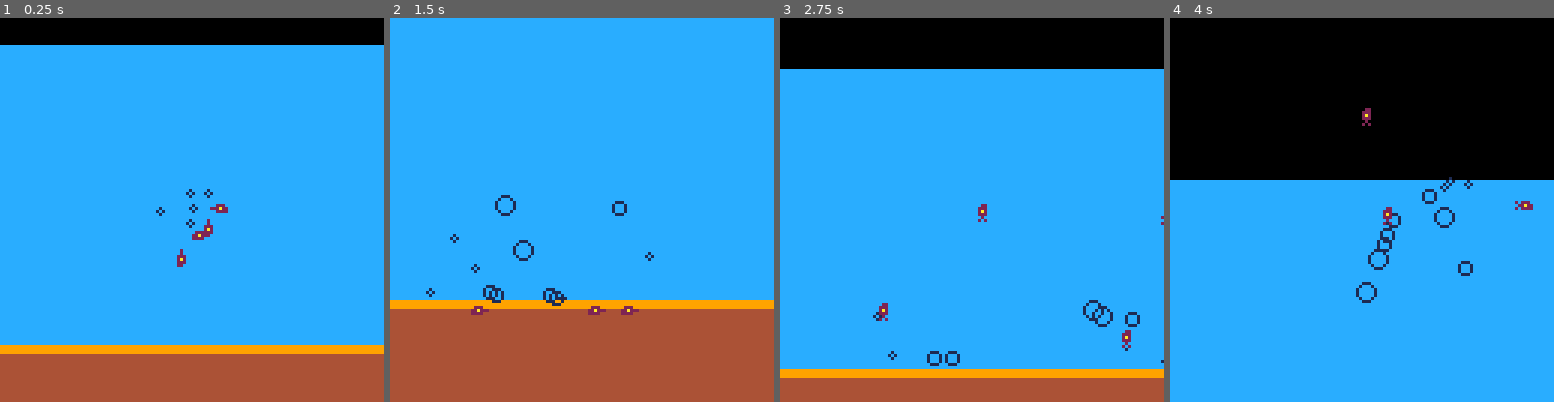
Above: before the commit, frames 1-4 (left to right).
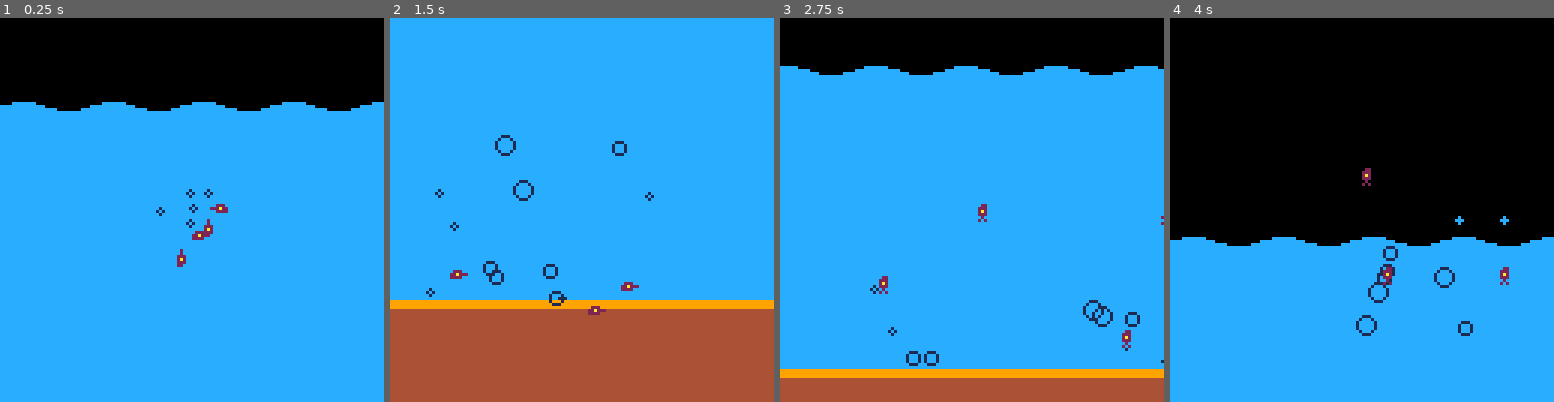
Above: after the commit, the same moments.

Repository: caranha/pico_playground
Game: PICO-8 cartridge sketches/fish.p8
Same seed, same stepped clock (60 frames per second), same inputs: the game is played once before the commit and once after it.
Inputs:
- Up to frame 1 (0.25 s): no input
- Up to frame 2 (1.5 s): no input
- Up to frame 3 (2.75 s): no input
- Up to frame 4 (4 s): no input

The runs differ from the first frame. In frame 1, 31% of the frame differs, in the area x 0-100%, y 7-100%; in frame 2, 1.4%; in frame 3, 1.3%; in frame 4, 17%.

Commit message:
Added ugly waves

Diff:
--- a/sketches/fish.p8
+++ b/sketches/fish.p8
@@ -7,17 +7,19 @@
 fish = {}
 bbl = {}
 splsh = {}
-
-add(fish, {x = 0, y = 0,
+wline = {5,5,5,5,5,5,
+									5,5,5,5,5,5}
+
+add(fish, {x = 0, y = 30,
 											spd = 3, d = 0,
 											ow = 0, id = 0})
-add(fish, {x = 0, y = 0,
+add(fish, {x = 0, y = 30,
 											spd = 3, d = 0,
 											ow = 0, id = 1})
-add(fish, {x = 0, y = 0,
+add(fish, {x = 0, y = 30,
 											spd = 3, d = 0,
 											ow = 0, id = 2})
-add(fish, {x = 0, y = 0,
+add(fish, {x = 0, y = 30,
 											spd = 3, d = 0,
 											ow = 0, id = 3})
 
@@ -46,14 +48,14 @@
 		add(bbl,{x = f.x, y = f.y, s = 1})
 	end
 
-	if f.y < -50 then
+	if f.y < 0 then
 		f.ow += 1
 	else
 		if (f.ow > 0) then
-			add(splsh,{x = f.x,y = -50,
+			add(splsh,{x = f.x,y = 0,
 														a = 0, spd = 1.5,
 														s = 1})
-			add(splsh,{x = f.x,y = -50,
+			add(splsh,{x = f.x,y = 0,
 														a = 0, spd = -1.5,
 														s = 1})
 			sfx(0)
@@ -62,7 +64,7 @@
 	end
 
 	f.y += 0.1 * (f.ow)
-	if (f.y > 49) f.y = 49
+	if (f.y > 99) f.y = 99
 
 	if f.id > 0 and abs(f.x - fish[1].x) + abs(f.y - fish[1].y) > 70
 	then
@@ -85,7 +87,7 @@
 	end
 	for b in all(bbl) do
 		update_bbl(b)
-		if (b.s > 4 or b.y < -50) del(bbl,b)
+		if (b.s > 4 or b.y < 0) del(bbl,b)
 	end
 	for s in all(splsh) do
 		update_splsh(s)
@@ -94,8 +96,8 @@
 
 	c.x = (c.x + fish[1].x)/2
 	c.y = (c.y + fish[1].y)/2
-	c.y = max(c.y, -40)
-	c.y = min(c.y, 20)
+	c.y = max(c.y, -10)
+	c.y = min(c.y, 70)
 end
 
 function _draw()
@@ -103,9 +105,14 @@
 	camera(0,0)
 	camera(c.x-64, c.y-64)
 
-	rectfill(c.x-150,-50,c.x+150,50,12)
-	rectfill(c.x-150,50,c.x+200,52,9)
-	rectfill(c.x-150,53,c.x+200,200,4)
+	rectfill(c.x-150,2,c.x+150,100,12)
+	rectfill(c.x-150,100,c.x+200,102,9)
+	rectfill(c.x-150,103,c.x+200,150,4)
+
+	for w = -70,70 do
+		line(c.x + w, 2, c.x + w, 1 - sin((c.x+w)/30)*1.5, 12)
+	end
+
 
 	for b in all(bbl) do
 		circ(b.x,b.y,b.s,1)
